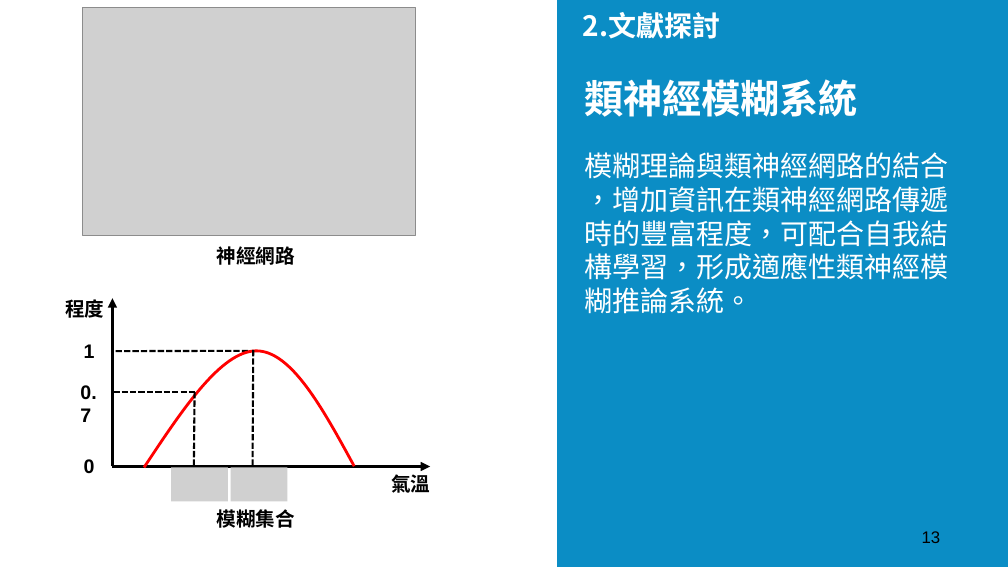
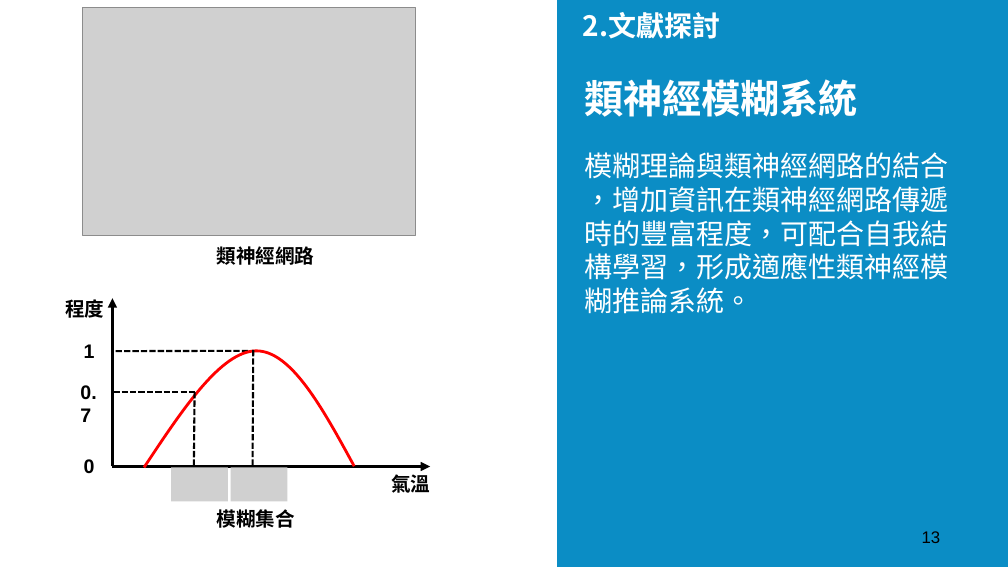
Before and after one commit to add11013/AI, a slide deck: slide 13 of Master Dissertation/碩士論文.pptx. Drawn at 1008x567 pixels with LibreOffice and Linux fonts; fonts in the diff are those of the drawing; grey boxes stand for pictures; background and template pictures are left out; a plain dark background stands for a picture behind light text. Boxes give left, top, right and bottom in pixels: in the first picture for what was removed or moved away, otherwise in the second. Text is boxed around its words. In the diff, an @@ line names an element or a change of style, - is before the commit and + after.

```diff
--- a/Master Dissertation/碩士論文.pptx
+++ b/Master Dissertation/碩士論文.pptx
@@ text at (216,243,314,269): text changed @@
-神經網路
+類神經網路
```
Also in this commit, not shown: 17 other slides changed, 29 slides added, 7 other files.
